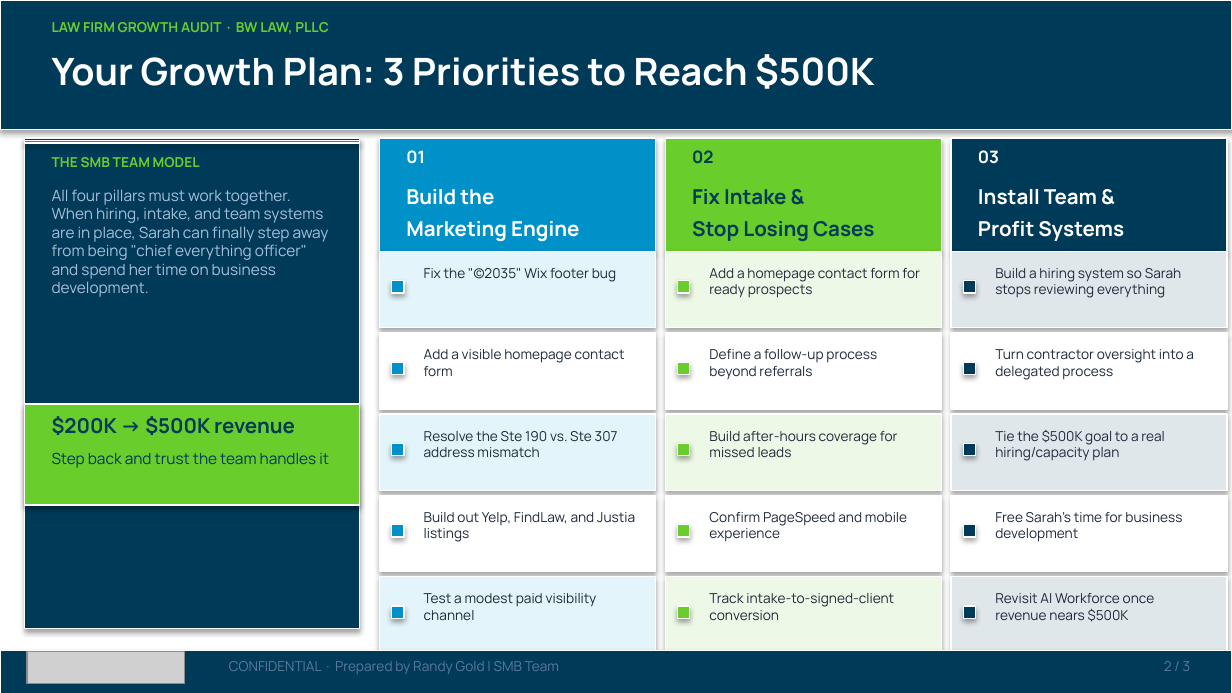
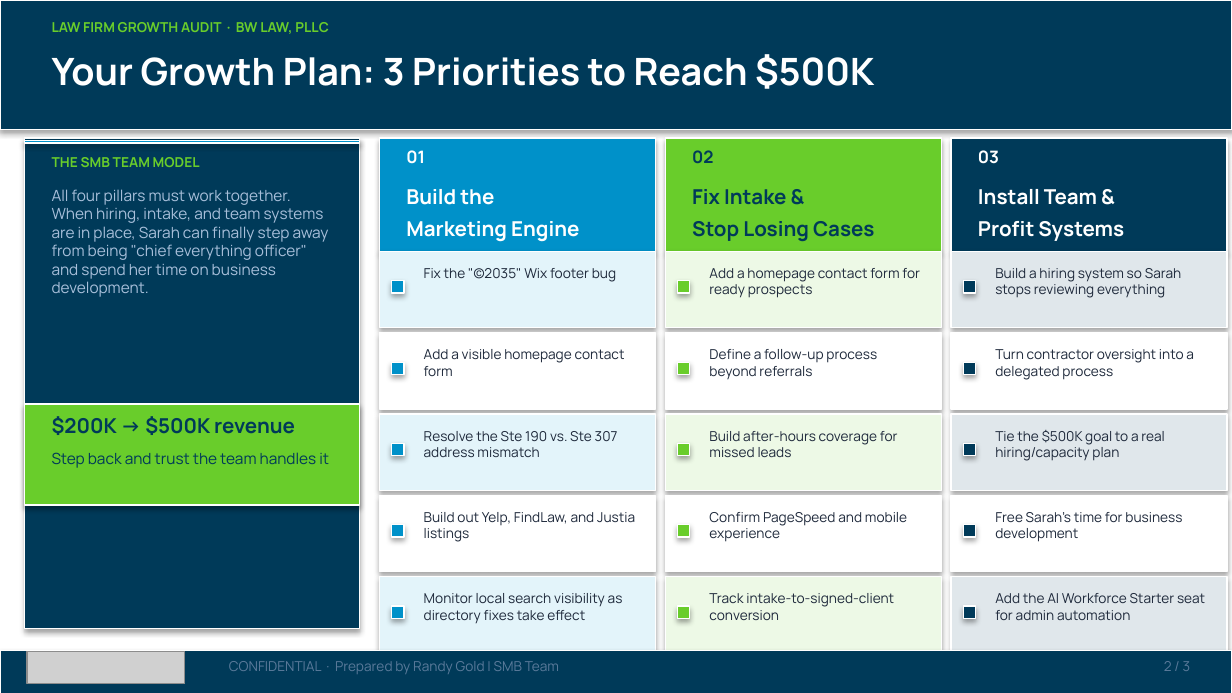
Before and after one commit to SMB-Team-Technology/workwith-smbteam, a slide deck: slide 2 of bw-law/BW Law, PLLC_August 14, 2026_Proposal.pptx. Drawn at 1232x693 pixels with LibreOffice and Linux fonts; fonts in the diff are those of the drawing; grey boxes stand for pictures. Boxes give left, top, right and bottom in pixels: in the first picture for what was removed or moved away, otherwise in the second. Text is boxed around its words. In the diff, an @@ line names an element or a change of style, - is before the commit and + after.

```diff
--- a/bw-law/BW Law, PLLC_August 14, 2026_Proposal.pptx
+++ b/bw-law/BW Law, PLLC_August 14, 2026_Proposal.pptx
@@ text at (x1=424, y1=593, x2=623, y2=623): text changed @@
-Test a modest paid visibility channel
+Monitor local search visibility as directory fixes take effect
@@ text at (x1=995, y1=593, x2=1205, y2=620): text changed @@
-Revisit AI Workforce once revenue nears $500K
+Add the AI Workforce Starter seat for admin automation
```
Also in this commit, not shown: 2 other slides changed, 11 other files.
